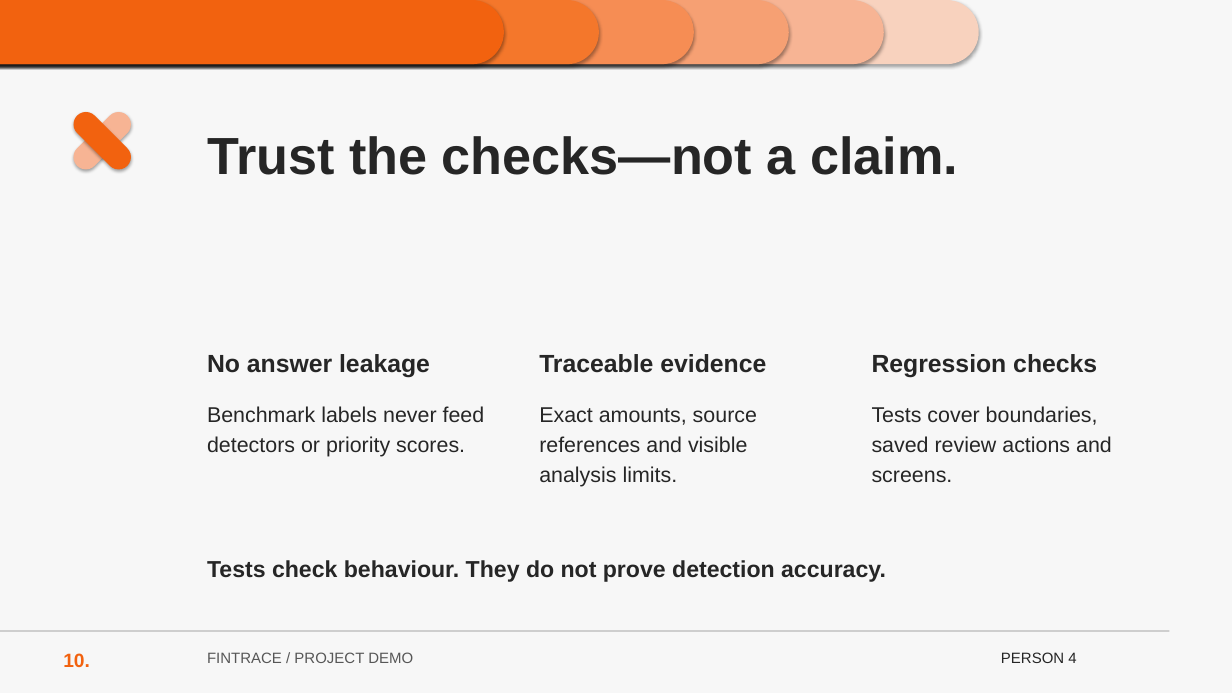
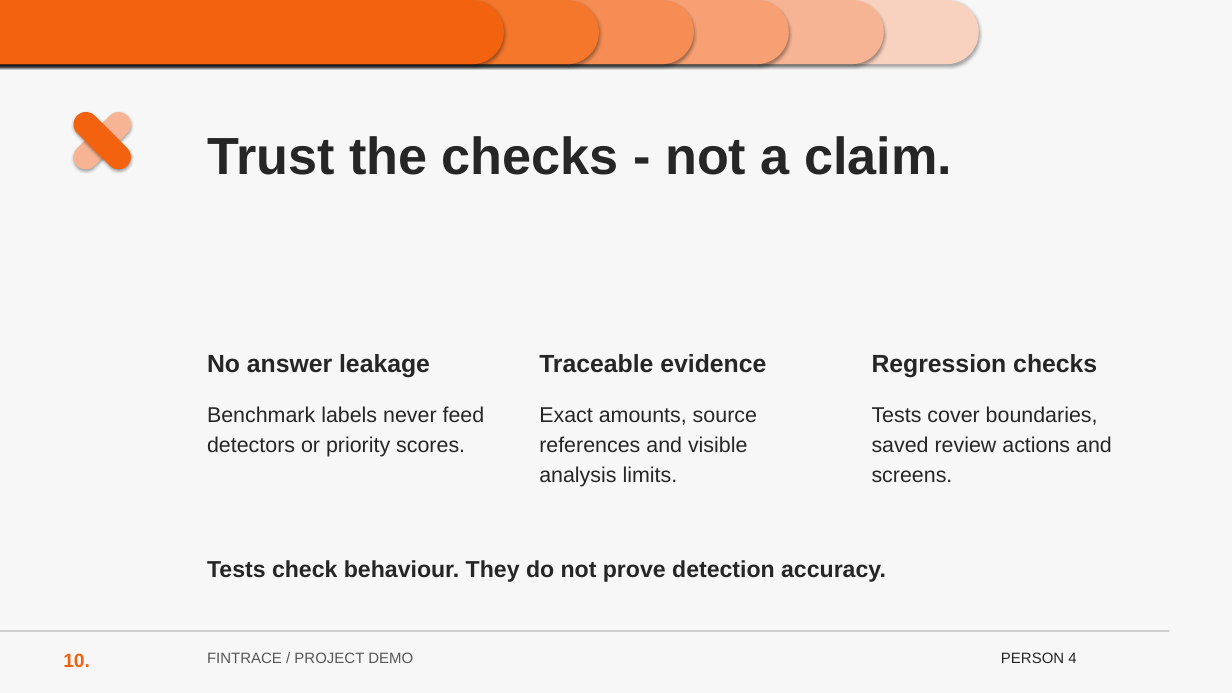
Before and after one commit to KnightFang36/FinTrace, a slide deck: slide 10 of docs/PRESENTATION.pptx. Drawn at 1232x693 pixels with LibreOffice and Linux fonts; fonts in the diff are those of the drawing. Boxes give left, top, right and bottom in pixels: in the first picture for what was removed or moved away, otherwise in the second. Text is boxed around its words. In the diff, an @@ line names an element or a change of style, - is before the commit and + after.

```diff
--- a/docs/PRESENTATION.pptx
+++ b/docs/PRESENTATION.pptx
@@ text at bbox=[207, 136, 952, 175]: text changed @@
-Trust the checks—not a claim.
+Trust the checks - not a claim.
```
Also in this commit, not shown: 4 other slides changed, 2 other files.
